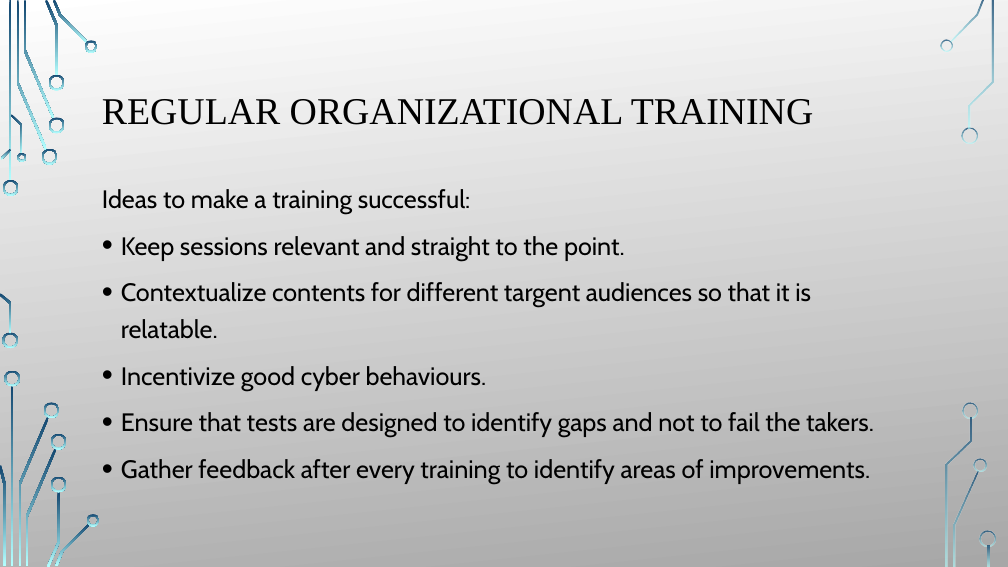
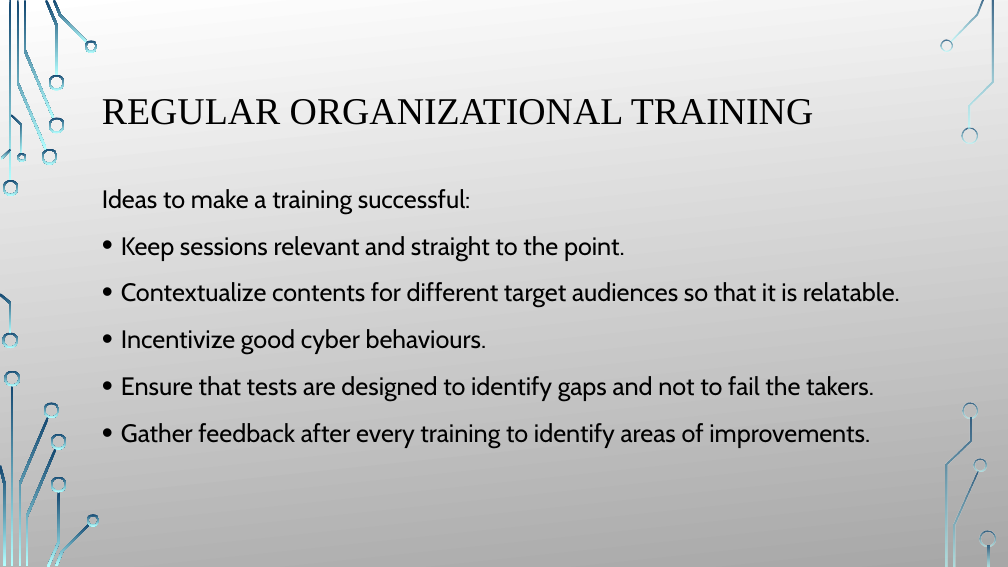
Before and after one commit to Stampard0/Learning-Content, a slide deck: slide 8 of Informational Technology (Game Design)/Part 2/Contribute to cyber security risk management/Session 5 - 6/Session 5 - 6.pptx. Drawn at 1008x567 pixels with LibreOffice and Linux fonts; fonts in the diff are those of the drawing; background and template pictures are left out. Boxes give left, top, right and bottom in pixels: in the first picture for what was removed or moved away, otherwise in the second. Text is boxed around its words. In the diff, an @@ line names an element or a change of style, - is before the commit and + after.

```diff
--- a/Informational Technology (Game Design)/Part 2/Contribute to cyber security risk management/Session 5 - 6/Session 5 - 6.pptx
+++ b/Informational Technology (Game Design)/Part 2/Contribute to cyber security risk management/Session 5 - 6/Session 5 - 6.pptx
@@ text at (121,282,900,308): text changed @@
-• Contextualize contents for different targent audiences so that it is relatable.
+• Contextualize contents for different target audiences so that it is relatable.
```
